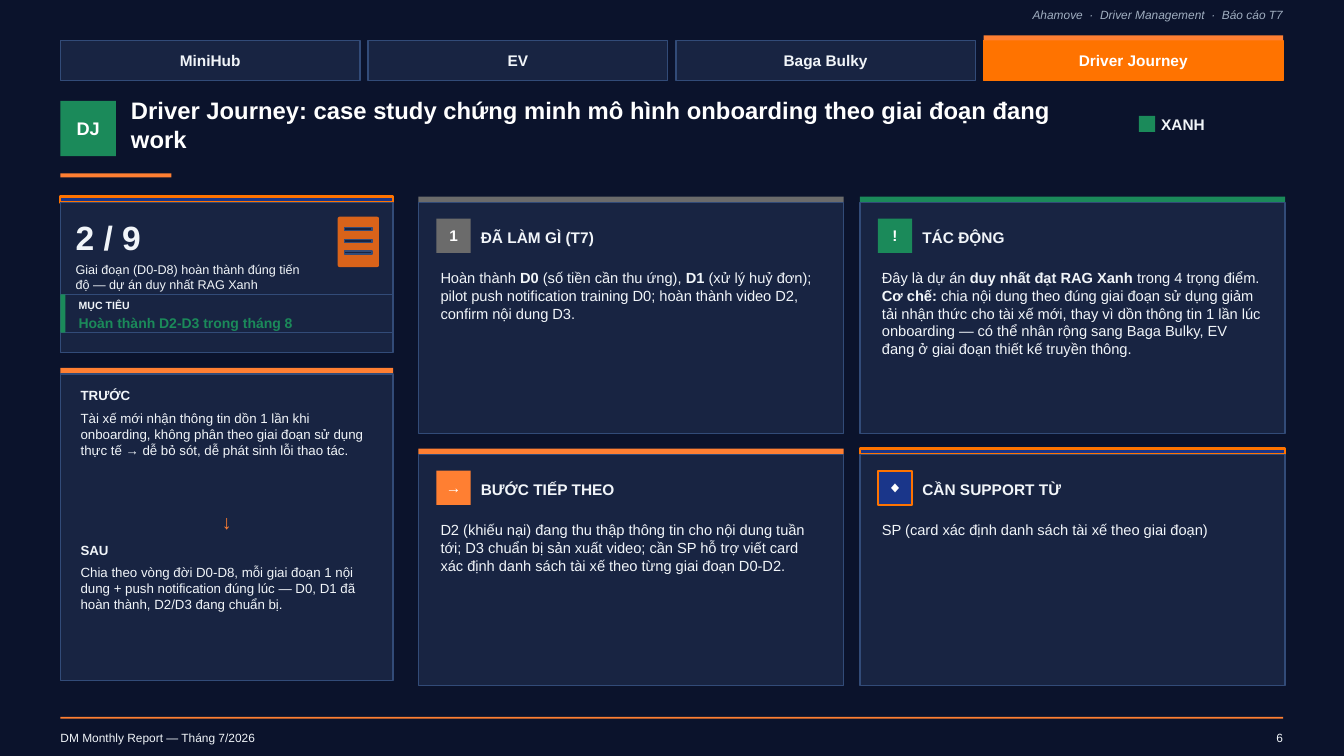
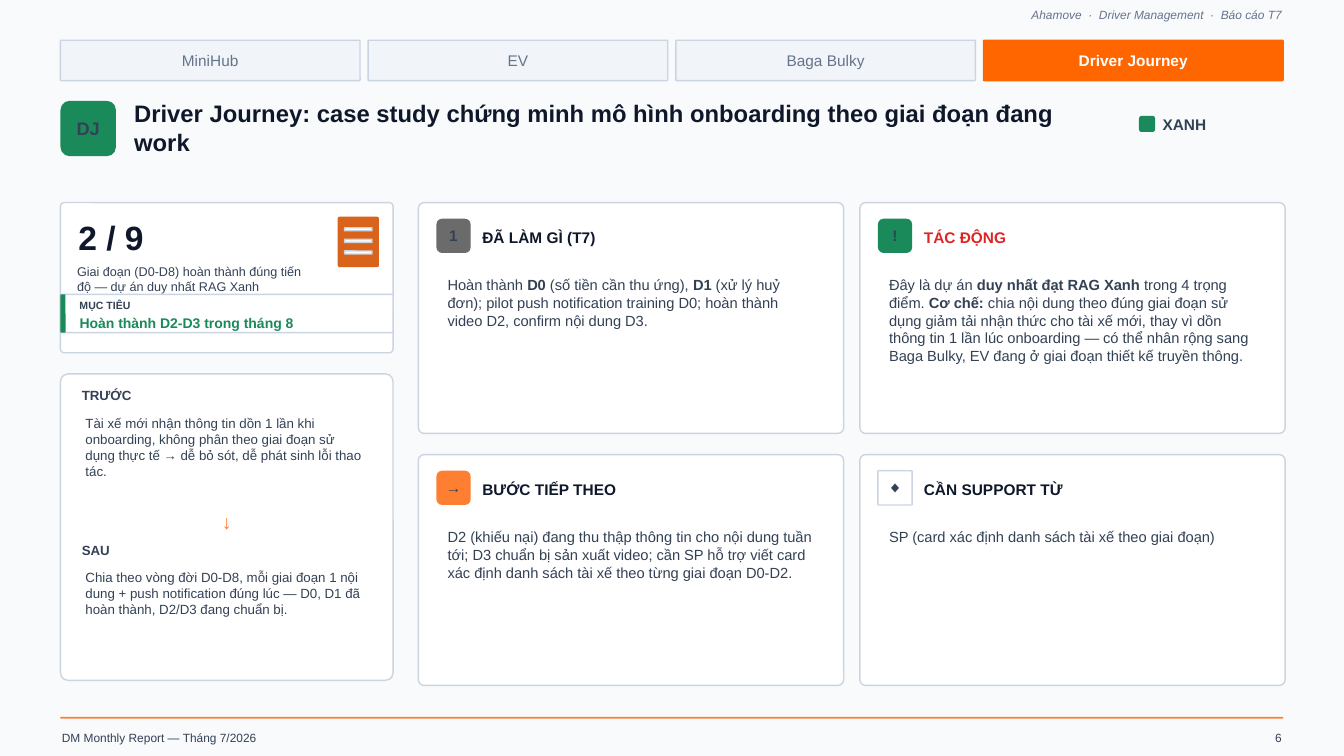
Before and after one commit to Khanhsnef/pulucowork, a slide deck: slide 7 of Data sources/BaoCao_ThangDM_T7_Core_v7_1.pptx. Drawn at 1344x756 pixels with LibreOffice and Linux fonts; fonts in the diff are those of the drawing. Boxes give left, top, right and bottom in pixels: in the first picture for what was removed or moved away, otherwise in the second. Text is boxed around its words. In the diff, an @@ line names an element or a change of style, - is before the commit and + after.

```diff
--- a/Data sources/BaoCao_ThangDM_T7_Core_v7_1.pptx
+++ b/Data sources/BaoCao_ThangDM_T7_Core_v7_1.pptx
@@ background #0B132C to #F8FAFC @@
@@ text "Ahamove · Driver Management · ..." at (1031,10,1282,22): text colour #A0AEC0 to #64748B @@
@@ rectangle removed at (60,40,360,81) @@
@@ rectangle removed at (368,40,667,81) @@
@@ text colour #F1F5F9 to #64748B, bold off; fill none to #F1F5F9; outline none to #CBD5E1 1 pt in 3 elements at (60,40,360,81), (368,40,667,81), (677,40,976,81) @@
@@ rectangle removed at (677,40,976,81) @@
@@ rounded rectangle "Driver Journey" at (984,40,1284,81): fill none to #FF6600; outline none to #FF6600 1 pt @@
@@ rectangle removed at (984,40,1284,81) @@
@@ rectangle removed at (984,35,1284,40) @@
@@ text "Driver Journey: case study chứng ..." at (134,104,1053,152): text colour #FFFFFF to #0F172A @@
@@ rectangle removed at (60,173,171,177) @@
@@ rectangle removed at (60,197,393,203) @@
@@ rectangle removed at (418,197,844,203) @@
@@ rectangle removed at (860,197,1286,203) @@
@@ 6 rounded rectangles: place and size @@
-6 rounded rectangles at (77,55,1188,241)
+6 rounded rectangles at (60,40,1284,253)
@@ text "TÁC ĐỘNG" at (924,230,1006,246): text colour #F1F5F9 to #DC2626 @@
@@ rectangle removed at (60,368,393,374) @@
@@ rectangle removed at (418,449,844,455) @@
@@ rectangle removed at (860,449,1286,455) @@
@@ text colour #FFFFFF to #334155 in 5 elements at (60,101,116,156), (437,219,471,253), (878,471,912,505), (878,219,912,253), (437,471,471,505) @@
@@ rectangle to rounded rectangle in 6 elements at (60,101,116,156), (1139,116,1155,132), (60,294,66,333), (437,219,471,253), (878,219,912,253), (437,471,471,505) @@
@@ rectangle to rounded rectangle; fill #182442 to #FFFFFF; outline #324B78 1 pt to #CBD5E1 1 pt in 10 elements at (60,203,393,353), (345,228,372,231), (345,240,372,243), (345,251,372,254), (60,294,393,333), (60,374,393,681), (418,203,844,434), (860,203,1286,434), (418,455,844,686), (860,455,1286,686) @@
@@ rounded rectangle at (878,471,912,505): rectangle to rounded rectangle; fill #1A368A to #FFFFFF; outline #FF7300 1.5 pt to #CBD5E1 1 pt @@
@@ text colour #F1F5F9 to #0F172A in 4 elements at (78,226,144,251), (482,230,595,246), (482,482,616,495), (924,482,1062,495) @@
@@ text colour #F1F5F9 to #334155 in 13 elements at (1163,119,1207,130), (77,266,301,294), (79,301,130,311), (82,390,132,400), (85,417,361,476), (82,545,110,555), (85,572,360,617), (448,279,780,329), (889,279,1249,364), (448,531,811,581), (889,531,1215,545), (62,733,256,745), (1275,733,1282,742) @@
```
Also in this commit, not shown: 10 other slides changed, 28 other files.
